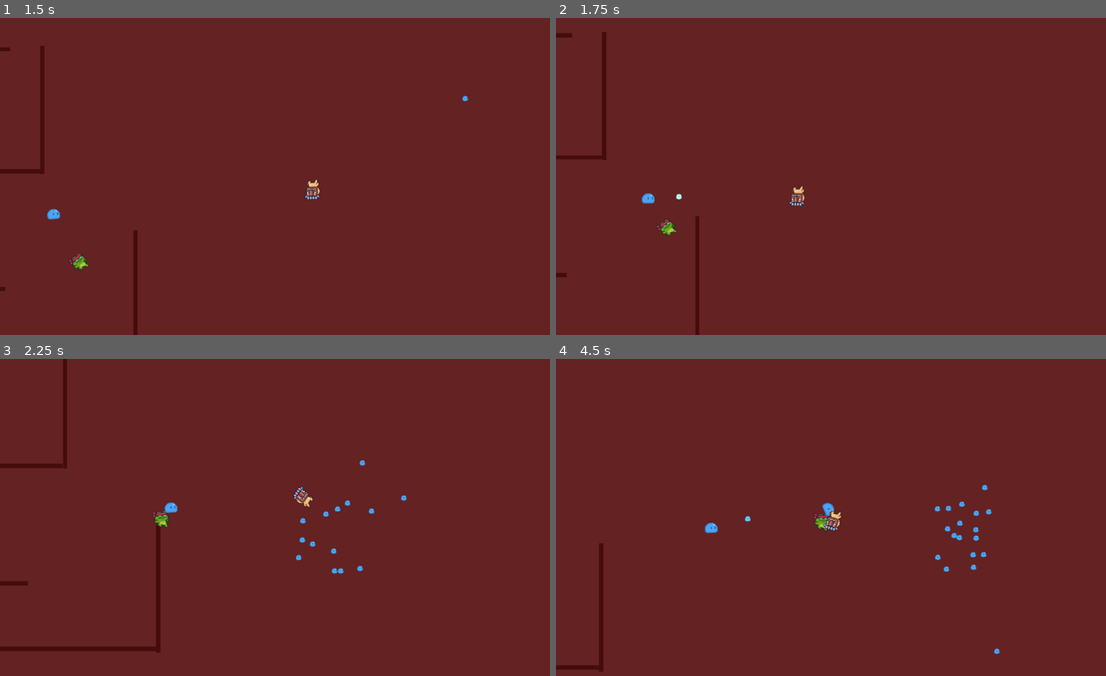
Above: before the commit, frames 1-4 (two rows, left to right).
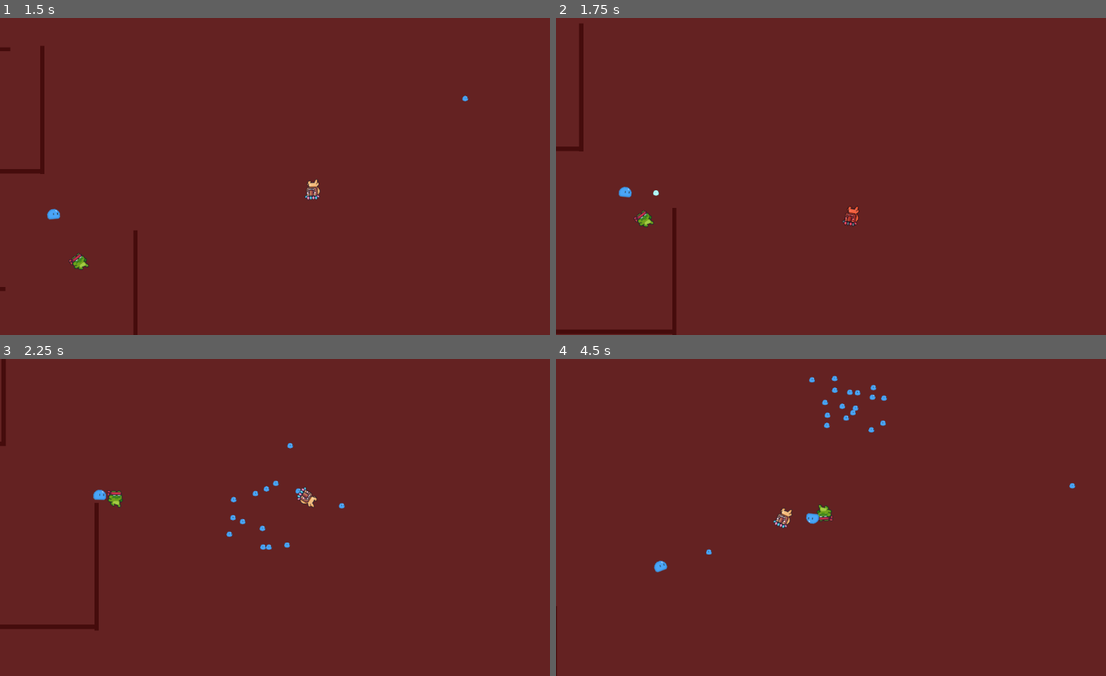
Above: after the commit, the same moments.

Repository: ArthurPesi/fundjogos
Game: Godot game, scene res://control.tscn
The game is run twice, just before and just after one commit, with the same random seed, the same clock (stepped at 60 frames per second) and the same inputs.
Inputs (mouse positions are in pixels of both pictures, inside the frame that each line leads up to):
- Up to frame 1 (1.5 s): move the mouse to (407, 160) at 0.52 s; press the mouse at (407, 160) at 0.53 s; hold D (right) 0.53-1.28 s; tap Space (get_weapon) at 0.8, 1.35 s; move the mouse to (170, 192) at 1.27 s; release the mouse at (170, 192) at 1.28 s; hold S (down) from 1.28 s (still down)
- Up to frame 2 (1.75 s): keep holding S (down); click (726, 192) at 1.55 s
- Up to frame 3 (2.25 s): move the mouse to (335, 447) at 2.02 s; release S (down) at 2.03 s; press the mouse at (335, 447) at 2.03 s; hold D (right) from 2.03 s (still down)
- Up to frame 4 (4.5 s): tap Space (get_weapon) at 2.3, 2.85, 3.8, 4.35 s; move the mouse to (809, 580) at 2.77 s; release D (right) at 2.78 s; release the mouse at (809, 580) at 2.78 s; hold W (up) 2.78-3.53 s; click (809, 580) at 3.05 s; move the mouse to (1007, 565) at 3.52 s; press the mouse at (1007, 565) at 3.53 s; hold A (left) from 3.53 s (still down); move the mouse to (666, 469) at 4.27 s; release the mouse at (666, 469) at 4.28 s

Frame 1 is identical in both runs. In frame 2, 2.2% of the frame differs, in the area x 0-56%, y 1-100%; in frame 3, 2.8%, in the area x 0-74%, y 0-93%; in frame 4, 1.7%.

Commit message:
new: feedback for not being able to shoot

Diff:
--- a/player.gd
+++ b/player.gd
@@ -12,13 +12,14 @@
 const ACCELERATION = 4
 const ATTACK_SPEED = 1000
 const ATTACK_DURATION = 0.1
+const ATTACK_COOLDOWN_SPEED: float = 0.1
 @onready var world: Node2D = $"../.."
 @onready var enemy_holder: Node2D = $"../EnemyHolder"
 var curr_movement = Vector2(0,0)
 var curr_state = state.walking
 var curr_weapon_value = weapon.nothing
 var directionRadians
-var attackCounter = 0
+var attackCounter: float = 0
 var curr_collect = null
 var weapon_obj = null
 @onready var bullet = preload("res://bullet_good.tscn")
@@ -34,7 +35,6 @@
 
 
 func walk(delta: float) -> Vector2:
-	attackCounter = clamp(attackCounter -1, 0, 1000)
 	look_at(get_global_mouse_position())
 	var input = Vector2(Input.get_axis("left","right"), Input.get_axis("up","down")).normalized()
 	if input.x == 0 or sign(input.x) != sign(curr_movement.x):
@@ -53,19 +53,29 @@
 var atk_move = Vector2()
 
 func melee():
-	var attackDirVec = get_global_mouse_position() - position
-	atk_move = attackDirVec.normalized()
-	rotation = atan2(attackDirVec.y, attackDirVec.x)
-	curr_state = state.attacking
+	if attackCounter <= 0:
+		var attackDirVec = get_global_mouse_position() - position
+		atk_move = attackDirVec.normalized()
+		rotation = atan2(attackDirVec.y, attackDirVec.x)
+		curr_state = state.attacking
+	else:
+		var tween = get_tree().create_tween()
+		tween.tween_property(self, "modulate", modulate, 0.35).from(Color.RED)
 
 func animate():
 	var tween = get_tree().create_tween().set_parallel(true)
-	tween.tween_property(weapon_obj, "scale", Vector2.ONE * -1, weapon_obj.ANIMATION_DURATION).from(Vector2.ONE * -weapon_obj.ANIMATION_INCREASE)
+	tween.tween_property(weapon_obj, "scale", weapon_obj.scale, weapon_obj.ANIMATION_DURATION).from(weapon_obj.scale * weapon_obj.ANIMATION_INCREASE)
 	tween.tween_property(weapon_obj, "modulate:v", 1, weapon_obj.ANIMATION_DURATION/2).from(10)
+	tween.tween_property(weapon_obj, "position", weapon_obj.position, weapon_obj.ANIMATION_DURATION).from(Vector2.ZERO)
+	tween.tween_property(weapon_obj, "rotation", weapon_obj.rotation, weapon_obj.ANIMATION_DURATION).from(weapon_obj.rotation - weapon_obj.ANIMATION_FALLBACK)
 	tween.tween_property($AnimatedSprite2D, "scale:y", $AnimatedSprite2D.get_scale().y, weapon_obj.ANIMATION_SQUASH).from(2)
+
 
 func shoot():
 	if timer_weapon > 0 or weapon_obj.ammo <= 0:
+		var tween = get_tree().create_tween().set_parallel(true)
+		tween.tween_property(weapon_obj, "modulate", weapon_obj.modulate, 0.2).from(Color.RED)
+		tween.tween_property(weapon_obj, "rotation", weapon_obj.rotation, 0.3).from(weapon_obj.rotation - 1)
 		return
 	weapon_obj.ammo -= 1
 	animate()
@@ -100,6 +110,7 @@
 			curr_weapon_value = i as weapon
 			weapon_obj = weapon_holding_presets[i].instantiate()
 			weapon_obj.ammo = curr_collect.ammo
+			weapon_obj.position = Vector2(18, 0)
 			add_child(weapon_obj)
 			curr_collect.queue_free()
 
@@ -109,11 +120,13 @@
 func _physics_process(delta: float) -> void:
 	match curr_state:
 		state.walking:
+			if attackCounter > 0:
+				attackCounter -= ATTACK_COOLDOWN_SPEED * delta
 			velocity = walk(delta)
 			move_and_slide()
 			if Input.is_action_just_pressed("knife") or (Input.is_action_just_pressed("fire") and !weapon_obj):
 				melee()
-			if Input.is_action_pressed("fire") and weapon_obj:
+			if Input.is_action_just_pressed("fire") and weapon_obj:
 				shoot()
 		state.attacking:
 			attackCounter += delta
--- a/revolver_player.gd
+++ b/revolver_player.gd
@@ -13,3 +13,4 @@
 const ANIMATION_INCREASE = 4
 const ANIMATION_DURATION = 0.15
 const ANIMATION_SQUASH = 0.3
+const ANIMATION_FALLBACK = 1
--- a/shotgun_player.gd
+++ b/shotgun_player.gd
@@ -13,3 +13,4 @@
 const ANIMATION_INCREASE = 3.5
 const ANIMATION_DURATION = 0.2
 const ANIMATION_SQUASH = 0.3
+const ANIMATION_FALLBACK = 1
--- a/uzi_player.gd
+++ b/uzi_player.gd
@@ -14,3 +14,4 @@
 const ANIMATION_INCREASE = 2
 const ANIMATION_DURATION = 0.08
 const ANIMATION_SQUASH = 0.02
+const ANIMATION_FALLBACK = 0
